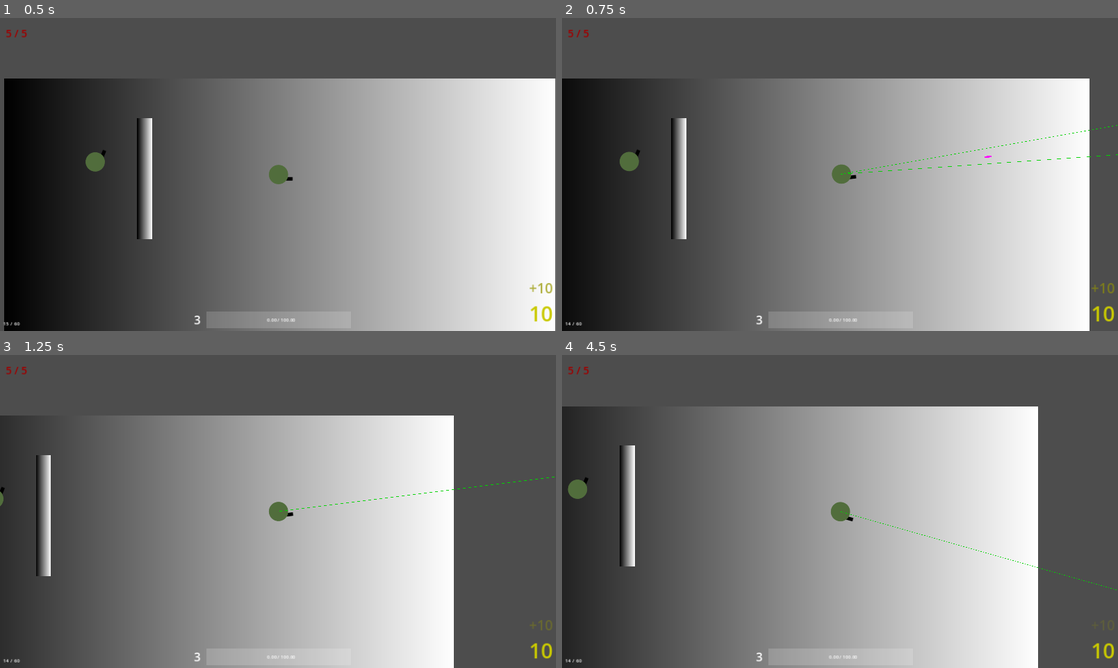
Above: before the commit, frames 1-4 (two rows, left to right).
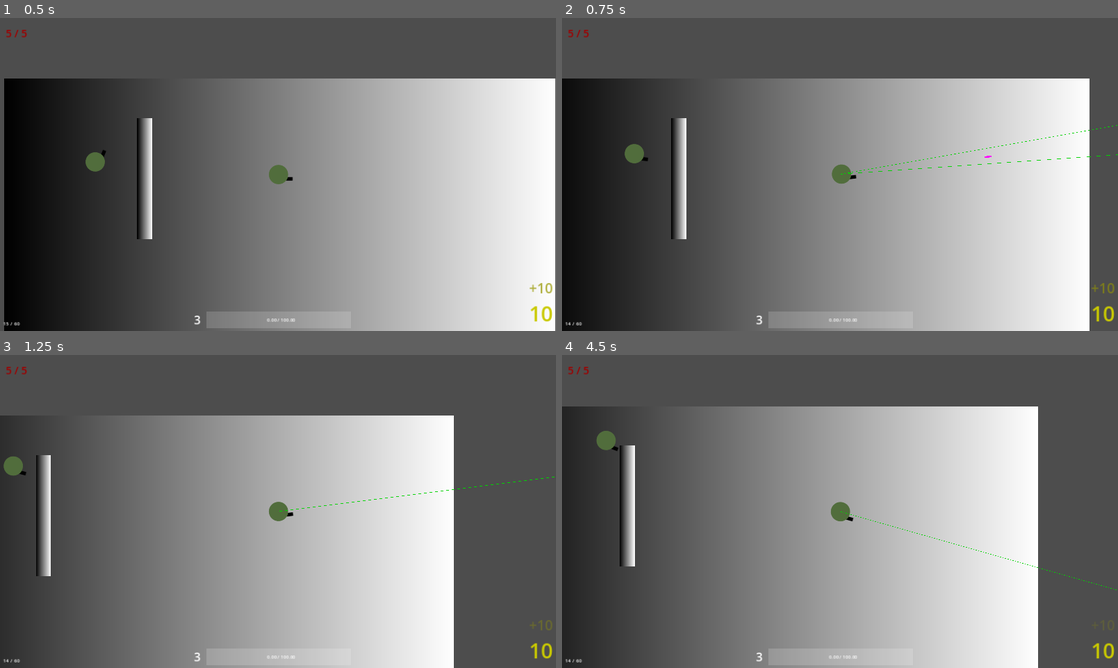
Above: after the commit, the same moments.

Repository: GrandOichii/neon-skies-godot
Game: Godot game, scene res://scenes/root.tscn
Same seed, same stepped clock (60 frames per second), same inputs: the game is played once before the commit and once after it.
Inputs (mouse positions are in pixels of both pictures, inside the frame that each line leads up to):
- Up to frame 1 (0.5 s): no input
- Up to frame 2 (0.75 s): tap Enter at 0.5 s; move the mouse to (962, 158) at 0.52 s; press the mouse at (962, 158) at 0.53 s; hold D (right) from 0.53 s (still down)
- Up to frame 3 (1.25 s): keep holding D (right)
- Up to frame 4 (4.5 s): move the mouse to (728, 527) at 1.27 s; release D (right) at 1.28 s; release the mouse at (728, 527) at 1.28 s; hold S (down) 1.28-2 s; tap I (dev-im-toggle) at 1.35 s; click (728, 527) at 1.55 s; click (778, 398) at 2.02 s; tap Space (reload) at 2.75, 4.25 s; move the mouse to (895, 442) at 2.77 s; press the mouse at (895, 442) at 2.78 s; hold D (right) 2.78-3.53 s; tap Enter at 3.5 s; move the mouse to (812, 574) at 3.52 s; release the mouse at (812, 574) at 3.53 s; hold W (up) 3.53-4.28 s; click (812, 574) at 3.6 s; move the mouse to (1006, 558) at 4.27 s; hold A (left) from 4.28 s (still down); hold I (dev-im-toggle) from 4.28 s (still down)

Frame 1 is identical in both runs. In frame 2, 0.2% of the frame differs, in the area x 10-16%, y 40-49%; in frame 3, 0.2%; in frame 4, 0.4%, in the area x 1-11%, y 24-46%.

Commit message:
Added sound listener to Basic enemy, added sound invensigation behavior

Diff:
--- a/enemies/Enemy.gd
+++ b/enemies/Enemy.gd
@@ -11,8 +11,13 @@
 # exports
 #
 
-@export var controller: EnemyController
 @export var drop_table: LootTable
+
+#
+# nodes
+#
+
+@onready var controller: EnemyController = %Controller
 
 #
 # private vars
@@ -35,7 +40,6 @@
 
 func _on_health_changed(to: int):
 	# TODO add logic for multiple drops
-	# TODO choose item
 
 	if to > 0:
 		return
--- a/enemies/Enemy.tscn
+++ b/enemies/Enemy.tscn
@@ -1,8 +1,9 @@
-[gd_scene load_steps=6 format=3 uid="uid://cfcer7aeaep8x"]
+[gd_scene load_steps=7 format=3 uid="uid://cfcer7aeaep8x"]
 
 [ext_resource type="Script" path="res://enemies/Enemy.gd" id="1_6dtga"]
 [ext_resource type="Texture2D" uid="uid://vkxcq0dwbq7y" path="res://art/player.png" id="1_s5kqk"]
 [ext_resource type="PackedScene" uid="uid://cv0d2m1b0voq" path="res://items/ItemHolder.tscn" id="2_omidv"]
+[ext_resource type="PackedScene" uid="uid://b7txw2bq7igc2" path="res://enemies/controllers/EnemyController.tscn" id="3_sdhj5"]
 [ext_resource type="Script" path="res://common/ClampedValue.gd" id="3_ysukb"]
 
 [sub_resource type="CircleShape2D" id="CircleShape2D_uqfw4"]
@@ -11,6 +12,13 @@
 [node name="Enemy" type="CharacterBody2D" groups=["solid"]]
 script = ExtResource("1_6dtga")
 item_holder_ps = ExtResource("2_omidv")
+
+[node name="Controller" parent="." node_paths=PackedStringArray("nav_agent", "body", "sprite") instance=ExtResource("3_sdhj5")]
+unique_name_in_owner = true
+speed = 200.0
+nav_agent = NodePath("../NavigationAgent2D")
+body = NodePath("..")
+sprite = NodePath("../Sprite2D")
 
 [node name="Sprite2D" type="Sprite2D" parent="."]
 texture = ExtResource("1_s5kqk")
@@ -23,4 +31,6 @@
 initial_value = 2
 initial_max = 2
 
+[node name="NavigationAgent2D" type="NavigationAgent2D" parent="."]
+
 [connection signal="changed" from="Health" to="." method="_on_health_changed"]
--- a/enemies/common/VisionCone.gd
+++ b/enemies/common/VisionCone.gd
@@ -48,7 +48,7 @@
 		deg += step
 	collision_node.polygon = p
 
-func _process(delta: float):
+func _process(_delta: float):
 	if _target == null:
 		return
 	ray_cast_node.target_position = ray_cast_node.to_local(_target.global_position)
--- a/enemies/controllers/EnemyController.gd
+++ b/enemies/controllers/EnemyController.gd
@@ -6,6 +6,10 @@
 #
 
 @export var initial_state: String
+@export var speed: float
+@export var nav_agent: NavigationAgent2D
+@export var body: CharacterBody2D
+@export var sprite: Sprite2D
 
 #
 # nodes
@@ -18,6 +22,12 @@
 #
 
 var data: Dictionary = {}
+var move_target: Vector2 :
+	get:
+		return move_target
+	set(value):
+		move_target = value
+		nav_agent.target_position = move_target
 
 #
 # private vars
@@ -49,3 +59,12 @@
 		_behaviors[_current].eb_stop()
 	_current = state
 	_behaviors[_current].eb_start()
+
+func move_towards_target():
+	var loc = nav_agent.get_next_path_position()
+	var dir = body.to_local(loc).normalized()
+	var vel = dir * speed
+
+	body.velocity = vel
+	sprite.look_at(move_target)
+	body.move_and_slide()
--- a/enemies/controllers/behaviors/EnemyBehavior.gd
+++ b/enemies/controllers/behaviors/EnemyBehavior.gd
@@ -26,5 +26,5 @@
 func eb_process(_delta: float):
 	pass
 
-func eb_physics_process(delta: float):
+func eb_physics_process(_delta: float):
 	pass
--- a/enemies/controllers/behaviors/variations/Chase.gd
+++ b/enemies/controllers/behaviors/variations/Chase.gd
@@ -7,10 +7,14 @@
 
 @export var what: String
 @export var speed: float
-@export var body: CharacterBody2D
-@export var sprite: Sprite2D
-@export var nav_agent: NavigationAgent2D
+
+@export_group('Attacking')
+@export var attack_range: float
+@export var attack_controller: AttackController
+
+@export_group('Lost target')
 @export var on_lost: String
+@export var last_pos_var_name: String
 
 #
 # private vars
@@ -29,6 +33,7 @@
 func eb_start():
 	super.eb_start()
 	_target = controller.data[what]
+	controller.move_target = _target.global_position
 	_active = true
 
 func eb_stop():
@@ -41,13 +46,15 @@
 func eb_physics_process(delta: float):
 	super.eb_physics_process(delta)
 
-	var loc = nav_agent.get_next_path_position()
-	var dir = body.to_local(loc).normalized()
+	var distance = controller.body.global_position.distance_to(_target.global_position)
+	if distance < attack_range:
+		controller.sprite.look_at(_target.position)
+		_attack()
+		return
+	controller.move_towards_target()
 
-	var vel = dir * speed
-	body.velocity = vel
-	sprite.look_at(_target.position)
-	body.move_and_slide()
+func _attack():
+	attack_controller.fire()
 
 #
 # signal connections
@@ -59,10 +66,11 @@
 func _on_update_path_timer_timeout():
 	if not _active or _target == null:
 		return
-	nav_agent.target_position = _target.global_position
+	controller.move_target = _target.global_position
 
-func _on_vision_cone_lost(body: Node2D):
-	if _target != body:
+func _on_vision_cone_lost(b: Node2D):
+	if _target != b:
 		return
+	controller.data[last_pos_var_name] = _target
 	_target = null
 	controller.set_state(on_lost)
--- a/enemies/controllers/behaviors/variations/Guard.gd
+++ b/enemies/controllers/behaviors/variations/Guard.gd
@@ -8,12 +8,7 @@
 
 @export var sprite: Sprite2D
 @export var on_spotted: String
-
-#
-# private vars
-#
-
-var _target: Node2D
+@export var on_heard_sound: String
 
 #
 # methods
@@ -29,3 +24,7 @@
 func _on_vision_cone_spotted(body: Node2D):
 	controller.data['enemy'] = body
 	controller.set_state(on_spotted)
+
+func _on_sound_listener_heard_sound(area: Node2D):
+	controller.data['sound_area'] = area
+	controller.set_state(on_heard_sound)
--- /dev/null
+++ b/enemies/controllers/behaviors/variations/InvestigateSound.gd
@@ -0,0 +1,35 @@
+extends EnemyBehavior
+class_name InvestigateBehavior
+
+#
+# exports
+#
+
+@export var react_after: float = 0
+@export var consider_reached_distance: float
+@export var on_reached_point: String
+
+#
+# private vars
+#
+
+#
+# methods
+#
+
+func eb_start():
+	super.eb_start()
+
+	controller.move_target = controller.data['sound_area'].global_position
+
+func eb_physics_process(delta: float):
+	controller.move_towards_target()
+	if controller.nav_agent.is_target_reached() or controller.nav_agent.distance_to_target() < consider_reached_distance:
+		controller.set_state(on_reached_point)
+
+#
+# signal connections
+#
+
+func _on_sound_listener_heard_sound(area: Area2D):
+	controller.move_target = area.global_position
--- /dev/null
+++ b/enemies/controllers/behaviors/variations/InvestigateSound.tscn
@@ -0,0 +1,6 @@
+[gd_scene load_steps=2 format=3 uid="uid://dqpa00kwayfee"]
+
+[ext_resource type="Script" path="res://enemies/controllers/behaviors/variations/InvestigateSound.gd" id="1_0tt82"]
+
+[node name="InvestigateSound" type="Node"]
+script = ExtResource("1_0tt82")
--- a/enemies/variations/Basic.tscn
+++ b/enemies/variations/Basic.tscn
@@ -1,39 +1,54 @@
-[gd_scene load_steps=6 format=3 uid="uid://sca2kqs0mfok"]
+[gd_scene load_steps=9 format=3 uid="uid://sca2kqs0mfok"]
 
 [ext_resource type="PackedScene" uid="uid://cfcer7aeaep8x" path="res://enemies/Enemy.tscn" id="1_ygql8"]
-[ext_resource type="PackedScene" uid="uid://b7txw2bq7igc2" path="res://enemies/controllers/EnemyController.tscn" id="2_wa1e1"]
 [ext_resource type="PackedScene" uid="uid://bw5l4rqeb3qt6" path="res://enemies/controllers/behaviors/variations/Chase.tscn" id="3_xfby1"]
 [ext_resource type="PackedScene" uid="uid://b2enik8bjmhw5" path="res://enemies/common/VisionCone.tscn" id="4_f6j83"]
 [ext_resource type="PackedScene" uid="uid://d26d7aod68kxw" path="res://enemies/controllers/behaviors/variations/Guard.tscn" id="4_ovycj"]
+[ext_resource type="PackedScene" uid="uid://dqpa00kwayfee" path="res://enemies/controllers/behaviors/variations/InvestigateSound.tscn" id="5_lskpi"]
+[ext_resource type="PackedScene" uid="uid://cgh7skii2sbu" path="res://attacking/AttackController.tscn" id="6_88ws8"]
+[ext_resource type="Resource" uid="uid://b0dbl1c8gyv82" path="res://guns/Gun1.tres" id="7_mgpdn"]
+[ext_resource type="PackedScene" uid="uid://nkgl2h57gbmc" path="res://common/SoundListener.tscn" id="8_6gljx"]
 
-[node name="Basic" node_paths=PackedStringArray("controller") instance=ExtResource("1_ygql8")]
-controller = NodePath("Controller")
+[node name="Basic" instance=ExtResource("1_ygql8")]
 
-[node name="Controller" parent="." index="0" instance=ExtResource("2_wa1e1")]
+[node name="Controller" parent="." index="0"]
 initial_state = "guard"
 
-[node name="Chase" parent="Controller/Behaviors" index="0" node_paths=PackedStringArray("body", "sprite", "nav_agent") instance=ExtResource("3_xfby1")]
+[node name="Chase" parent="Controller/Behaviors" index="0" node_paths=PackedStringArray("attack_controller") instance=ExtResource("3_xfby1")]
 what = "enemy"
 speed = 300.0
-body = NodePath("../../..")
-sprite = NodePath("../../../Sprite2D")
-nav_agent = NodePath("../../../NavigationAgent2D")
-on_lost = "guard"
+attack_range = 300.0
+attack_controller = NodePath("../../../Sprite2D/AttackController")
+on_lost = "investigate"
+last_pos_var_name = "sound_area"
 state = "chase"
 
 [node name="Guard" parent="Controller/Behaviors" index="1" node_paths=PackedStringArray("sprite") instance=ExtResource("4_ovycj")]
 sprite = NodePath("../../../Sprite2D")
 on_spotted = "chase"
+on_heard_sound = "investigate"
 state = "guard"
 
+[node name="InvestigateSound" parent="Controller/Behaviors" index="2" instance=ExtResource("5_lskpi")]
+consider_reached_distance = 50.0
+on_reached_point = "guard"
+state = "investigate"
+
 [node name="VisionCone" parent="Sprite2D" index="0" instance=ExtResource("4_f6j83")]
+range = 800.0
 look_for_group = "player"
 
-[node name="NavigationAgent2D" type="NavigationAgent2D" parent="." index="4"]
-avoidance_enabled = true
-debug_enabled = true
+[node name="AttackController" parent="Sprite2D" index="1" node_paths=PackedStringArray("rotation_controller") instance=ExtResource("6_88ws8")]
+starting_gun = ExtResource("7_mgpdn")
+rotation_controller = NodePath("..")
+initial_total_ammo = 60
+
+[node name="SoundListener" parent="." index="3" instance=ExtResource("8_6gljx")]
 
 [connection signal="lost" from="Sprite2D/VisionCone" to="Controller/Behaviors/Chase" method="_on_vision_cone_lost"]
 [connection signal="spotted" from="Sprite2D/VisionCone" to="Controller/Behaviors/Guard" method="_on_vision_cone_spotted"]
+[connection signal="heard_sound" from="SoundListener" to="Controller/Behaviors/Guard" method="_on_sound_listener_heard_sound"]
+[connection signal="heard_sound" from="SoundListener" to="Controller/Behaviors/InvestigateSound" method="_on_sound_listener_heard_sound"]
 
 [editable path="Controller"]
+[editable path="Sprite2D/AttackController"]
--- a/enemies/variations/Turret.tscn
+++ b/enemies/variations/Turret.tscn
@@ -1,11 +1,10 @@
-[gd_scene load_steps=22 format=3 uid="uid://dxf6th6r4vs8s"]
+[gd_scene load_steps=21 format=3 uid="uid://dxf6th6r4vs8s"]
 
 [ext_resource type="PackedScene" uid="uid://cfcer7aeaep8x" path="res://enemies/Enemy.tscn" id="1_nc50y"]
 [ext_resource type="Script" path="res://items/tables/LootTableRow.gd" id="2_3r8lf"]
 [ext_resource type="Script" path="res://items/tables/LootTable.gd" id="2_8sr51"]
 [ext_resource type="Script" path="res://items/variations/Credits.gd" id="2_cfgi1"]
 [ext_resource type="Texture2D" uid="uid://8h2c4vsesupr" path="res://art/turret1.png" id="2_pgi6w"]
-[ext_resource type="PackedScene" uid="uid://b7txw2bq7igc2" path="res://enemies/controllers/EnemyController.tscn" id="2_x5jbr"]
 [ext_resource type="PackedScene" uid="uid://dcnujwx4a1qso" path="res://enemies/controllers/behaviors/variations/LookForEnemy.tscn" id="3_gr7tc"]
 [ext_resource type="Script" path="res://items/variations/ImlantResource.gd" id="4_cyj5d"]
 [ext_resource type="PackedScene" uid="uid://8m1veo8ognf3" path="res://enemies/controllers/behaviors/variations/LookAtEnemy.tscn" id="5_qe46v"]
@@ -59,15 +58,10 @@
 [node name="Turret" instance=ExtResource("1_nc50y")]
 drop_table = SubResource("Resource_1350l")
 
-[node name="Sprite2D" parent="." index="0"]
-texture = ExtResource("2_pgi6w")
-
-[node name="LaserPointerStart" type="Marker2D" parent="Sprite2D" index="0"]
-
-[node name="EnemyController" parent="." index="3" instance=ExtResource("2_x5jbr")]
+[node name="Controller" parent="." index="0"]
 initial_state = "look-for-enemy"
 
-[node name="LookForEnemy" parent="EnemyController/Behaviors" index="0" node_paths=PackedStringArray("body", "laser_pointer_start") instance=ExtResource("3_gr7tc")]
+[node name="LookForEnemy" parent="Controller/Behaviors" index="0" node_paths=PackedStringArray("body", "laser_pointer_start") instance=ExtResource("3_gr7tc")]
 turn_speed = 1.0
 range = 1000.0
 body = NodePath("../../..")
@@ -76,22 +70,27 @@
 sound_track_duration = 2.0
 state = "look-for-enemy"
 
-[node name="LookAtEnemy" parent="EnemyController/Behaviors" index="1" node_paths=PackedStringArray("attack_controller", "body") instance=ExtResource("5_qe46v")]
+[node name="LookAtEnemy" parent="Controller/Behaviors" index="1" node_paths=PackedStringArray("attack_controller", "body") instance=ExtResource("5_qe46v")]
 attack_controller = NodePath("../../../AttackController")
 body = NodePath("../../..")
 lost_target_state = "look-for-enemy"
 target_lost_timeout = 2.0
 state = "look-at-enemy"
 
-[node name="AttackController" parent="." index="4" node_paths=PackedStringArray("rotation_controller") instance=ExtResource("6_vl3fw")]
+[node name="Sprite2D" parent="." index="1"]
+texture = ExtResource("2_pgi6w")
+
+[node name="LaserPointerStart" type="Marker2D" parent="Sprite2D" index="0"]
+
+[node name="AttackController" parent="." index="3" node_paths=PackedStringArray("rotation_controller") instance=ExtResource("6_vl3fw")]
 starting_gun = ExtResource("7_aq118")
 rotation_controller = NodePath("..")
 initial_total_ammo = 50
 
-[node name="SoundListener" parent="." index="5" instance=ExtResource("8_2nu6a")]
+[node name="SoundListener" parent="." index="4" instance=ExtResource("8_2nu6a")]
 
-[connection signal="found_target" from="EnemyController/Behaviors/LookForEnemy" to="EnemyController/Behaviors/LookAtEnemy" method="_on_look_for_enemy_found_target"]
-[connection signal="lost_target" from="EnemyController/Behaviors/LookForEnemy" to="EnemyController/Behaviors/LookAtEnemy" method="_on_look_for_enemy_lost_target"]
-[connection signal="heard_sound" from="SoundListener" to="EnemyController/Behaviors/LookForEnemy" method="_on_sound_listener_heard_sound"]
+[connection signal="found_target" from="Controller/Behaviors/LookForEnemy" to="Controller/Behaviors/LookAtEnemy" method="_on_look_for_enemy_found_target"]
+[connection signal="lost_target" from="Controller/Behaviors/LookForEnemy" to="Controller/Behaviors/LookAtEnemy" method="_on_look_for_enemy_lost_target"]
+[connection signal="heard_sound" from="SoundListener" to="Controller/Behaviors/LookForEnemy" method="_on_sound_listener_heard_sound"]
 
-[editable path="EnemyController"]
+[editable path="Controller"]
--- a/scenes/root.tscn
+++ b/scenes/root.tscn
@@ -294,3 +294,4 @@
 [editable path="Player"]
 [editable path="Enemies/Enemy"]
 [editable path="Enemies/Enemy/Controller"]
+[editable path="Enemies/Enemy/Sprite2D/AttackController"]
